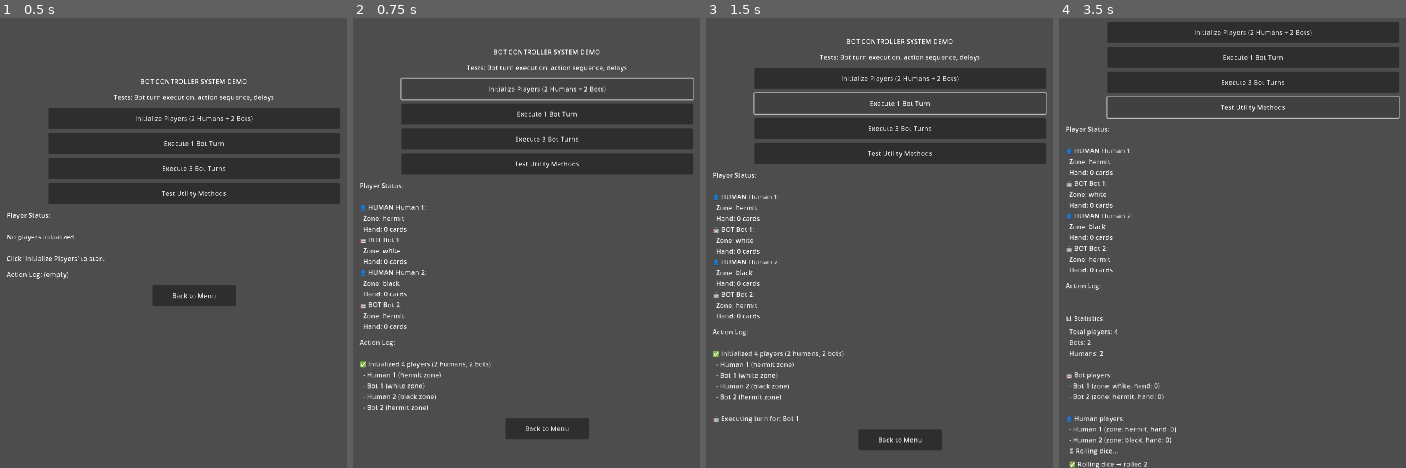
Above: before the commit, frames 1-4 (left to right).
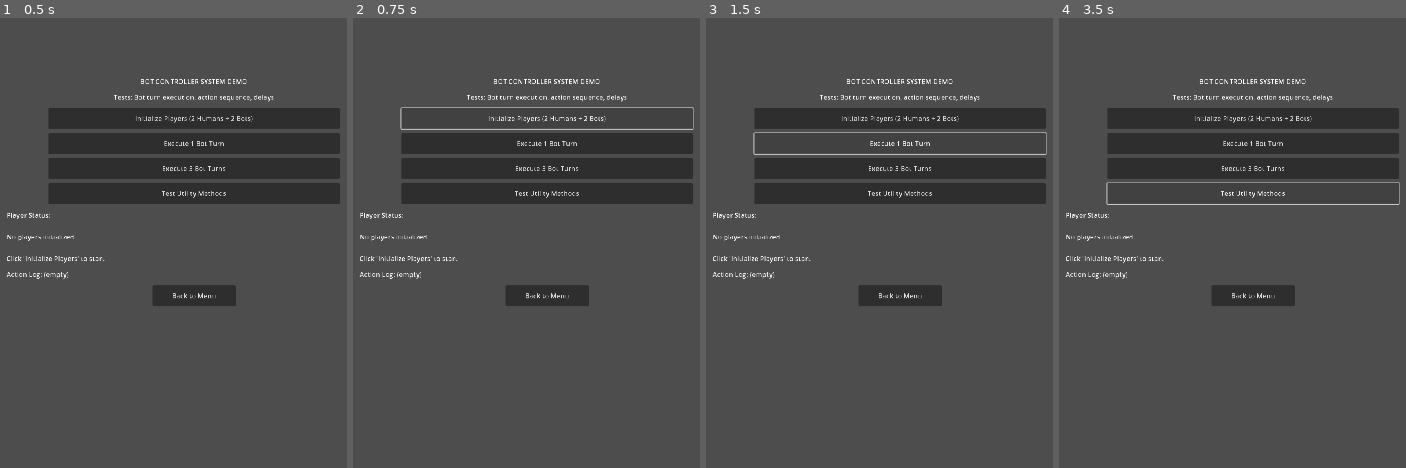
Above: after the commit, the same moments.

Repository: The-Cyril5555/shadow_hunter_app
Game: Godot game, scene res://scenes/demos/bot_controller_demo.tscn
The game is run twice, just before and just after one commit, with the same random seed, the same clock (stepped at 60 frames per second) and the same inputs. This scene is started directly instead of the project's main scene.
Inputs:
- Up to frame 1 (0.5 s): no input
- Up to frame 2 (0.75 s): click "Initialize Players (2 Humans …" at 0.5 s
- Up to frame 3 (1.5 s): click "Execute 1 Bot Turn" at 1.25 s
- Up to frame 4 (3.5 s): click "Execute 3 Bot Turns" at 2 s; click "Test Utility Methods" at 2.75 s

Frame 1 is identical in both runs. In frame 2, 14% of the frame differs, in the area x 1-99%, y 6-94%; in frame 3, 18%; in frame 4, 26%, in the area x 1-99%, y 0-100%.
Error after the commit: Parse Error: Cannot call non-static function "apply_damage()" on the class "CombatSystem" directly. Make an instance instead. (res://scripts/systems/bot_contro…

Commit message:
feat: integrate AIDecisionEngine for intelligent bot decisions
Add strategic decision-making to bot turns using utility AI scoring
and personality weights. Bots now make intelligent choices for movement
(safe vs risky zones) and zone actions (attack vs draw card).

Changes:
- BotController.bot_move_to_zone() uses AIDecisionEngine for zone selection
- BotController.bot_execute_zone_action() decides between attack and draw
- Aggressive bots prefer black zones and attacking weak targets
- Prudent bots prefer white/hermit zones and drawing cards
- Balanced bots equilibrate strategies based on context

Combat integration:
- Bots evaluate nearby enemies and attack weakest target
- Uses CombatSystem.apply_damage() for damage calculation
- Considers equipment bonuses in attack damage

Updated INTEGRATION_SUMMARY.md with new capabilities and metrics.

Diff:
--- a/scripts/systems/bot_controller.gd
+++ b/scripts/systems/bot_controller.gd
@@ -1,11 +1,13 @@
 ## BotController - Handles AI bot turn execution
 ##
-## Provides automated turn execution for bot players
-## MVP: Simple random movement and always draw card
+## Provides automated turn execution for bot players with intelligent decision-making
+## Uses AIDecisionEngine for personality-driven choices
 ##
 ## Features:
 ## - Bot turn detection
 ## - Automated action sequence (roll → move → zone action)
+## - Intelligent decision-making using AIDecisionEngine
+## - Personality-driven behavior (aggressive, prudent, balanced)
 ## - Action delays for human observation
 ## - Signal-based event notifications
 ##
@@ -95,16 +97,41 @@
 	return roll
 
 
-## Bot moves to zone (with GameState signal emission)
+## Bot moves to zone using AIDecisionEngine (with GameState signal emission)
 ## @param bot: Bot player moving
 ## @param roll: Dice roll result (currently unused in MVP)
 ## @returns: String - target zone id
 func bot_move_to_zone(bot: Player, roll: int) -> String:
 	bot_action_started.emit(bot, "move")
 
+	# Build context for decision-making
+	var decision_engine = AIDecisionEngine.new()
+	var context = AIDecisionEngine.build_action_context(bot, GameState.players)
+
+	# Decide between safe and risky movement
+	var movement_actions = [
+		AIDecisionEngine.ACTION_MOVE_SAFE,
+		AIDecisionEngine.ACTION_MOVE_RISKY
+	]
+	var chosen_movement = decision_engine.choose_best_action(bot, movement_actions, context)
+
 	# Get valid adjacent zones
 	var valid_zones = _get_valid_adjacent_zones(bot.position_zone)
-	var target_zone = valid_zones.pick_random() if valid_zones.size() > 0 else bot.position_zone
+
+	# Choose zone based on decision
+	var target_zone = bot.position_zone
+	if valid_zones.size() > 0:
+		if chosen_movement == AIDecisionEngine.ACTION_MOVE_SAFE:
+			# Safe movement: prefer white/hermit zones (beneficial/neutral)
+			var safe_zones = ["white", "hermit"]
+			var available_safe = []
+			for zone in valid_zones:
+				if zone in safe_zones:
+					available_safe.append(zone)
+			target_zone = available_safe.pick_random() if available_safe.size() > 0 else valid_zones.pick_random()
+		else:
+			# Risky movement: prefer black zone (risky cards)
+			target_zone = "black" if "black" in valid_zones else valid_zones.pick_random()
 
 	# Update position
 	var old_zone = bot.position_zone
@@ -114,17 +141,85 @@
 	GameState.player_moved.emit(bot, target_zone)
 
 	bot_action_completed.emit(bot, "move", target_zone)
-	print("[BotController] 🚶 %s moved: %s → %s" % [bot.display_name, old_zone, target_zone])
+	print("[BotController] 🚶 %s moved: %s → %s (%s)" % [bot.display_name, old_zone, target_zone, chosen_movement])
 
 	return target_zone
 
 
-## Bot executes zone action (draw card from real deck)
+## Bot executes zone action using AIDecisionEngine (draw card or attack)
 ## @param bot: Bot player executing action
 ## @param zone: Current zone
 func bot_execute_zone_action(bot: Player, zone: String) -> void:
 	bot_action_started.emit(bot, "zone_action")
 
+	# Build context for decision-making
+	var decision_engine = AIDecisionEngine.new()
+	var context = AIDecisionEngine.build_action_context(bot, GameState.players)
+
+	# Determine available actions
+	var available_actions = [AIDecisionEngine.ACTION_DRAW_CARD]
+
+	# Check if there are enemies to attack
+	var nearby_enemies = context.get("nearby_enemies", [])
+	if nearby_enemies.size() > 0:
+		available_actions.append(AIDecisionEngine.ACTION_ATTACK)
+
+	# Choose best action based on personality and context
+	var chosen_action = decision_engine.choose_best_action(bot, available_actions, context)
+
+	# Execute chosen action
+	match chosen_action:
+		AIDecisionEngine.ACTION_ATTACK:
+			_execute_bot_attack(bot, nearby_enemies)
+		AIDecisionEngine.ACTION_DRAW_CARD:
+			_execute_bot_draw_card(bot, zone)
+		_:
+			push_warning("[BotController] Unknown action chosen: %s" % chosen_action)
+			_execute_bot_draw_card(bot, zone)  # Fallback to draw
+
+
+## Execute bot attack on weakest enemy
+## @param bot: Bot attacking
+## @param enemies: Array of nearby enemies
+func _execute_bot_attack(bot: Player, enemies: Array) -> void:
+	# Choose weakest enemy as target
+	var target: Player = null
+	var lowest_hp = 999
+
+	for enemy in enemies:
+		if enemy.hp < lowest_hp:
+			lowest_hp = enemy.hp
+			target = enemy
+
+	if target == null:
+		push_warning("[BotController] No valid target for attack")
+		bot_action_completed.emit(bot, "zone_action", null)
+		return
+
+	print("[BotController] ⚔️ %s attacking %s (HP: %d)" % [bot.display_name, target.display_name, target.hp])
+
+	# Calculate and apply damage (using base damage + equipment bonuses)
+	var base_damage = 1  # Base attack damage
+	var attack_bonus = bot.get_attack_damage_bonus()
+	var total_damage = base_damage + attack_bonus
+
+	# Use CombatSystem to apply damage
+	CombatSystem.apply_damage(bot, target, total_damage)
+
+	bot_action_completed.emit(bot, "zone_action", {"action": "attack", "target": target, "damage": total_damage})
+	print("[BotController] ✅ %s dealt %d damage to %s (HP: %d → %d)" % [
+		bot.display_name,
+		total_damage,
+		target.display_name,
+		target.hp + total_damage,  # before
+		target.hp  # after
+	])
+
+
+## Execute bot card draw
+## @param bot: Bot drawing card
+## @param zone: Current zone
+func _execute_bot_draw_card(bot: Player, zone: String) -> void:
 	print("[BotController] 🃏 %s drawing card from %s zone" % [bot.display_name, zone])
 
 	# Get the appropriate deck from GameState
Not shown, changed: INTEGRATION_SUMMARY.md
